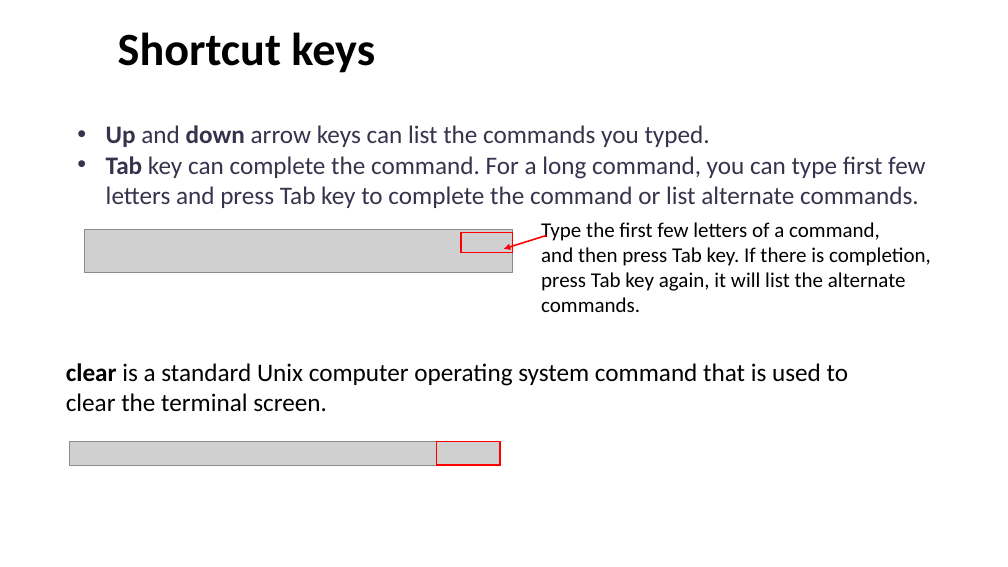
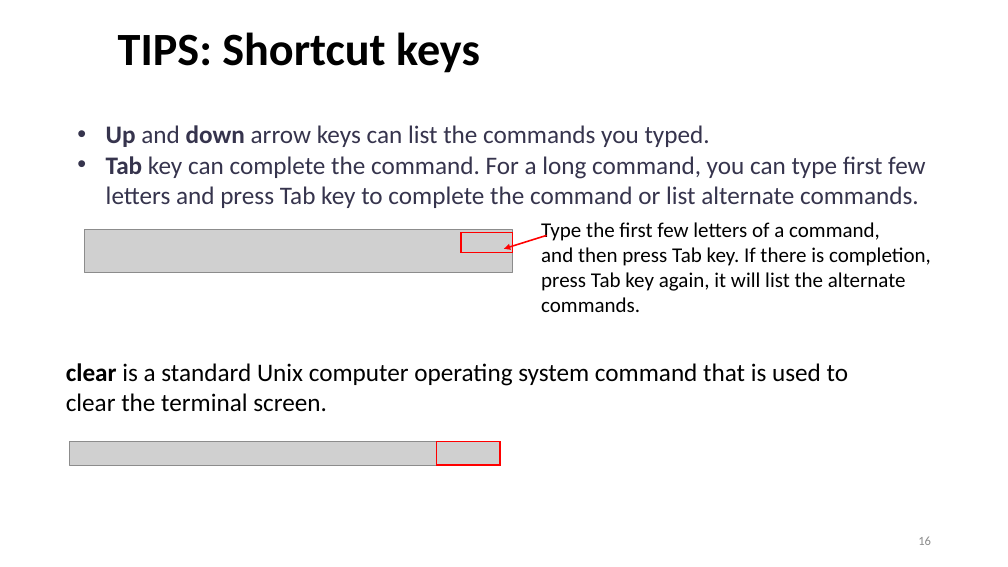
Before and after one commit to ShiqiYu/CPP, a slide deck: slide 16 of week03/Lab03.pptx (slide 14 before the commit). Drawn at 1008x567 pixels with LibreOffice and Linux fonts; fonts in the diff are those of the drawing; grey boxes stand for pictures; background and template pictures are left out. Boxes give left, top, right and bottom in pixels: in the first picture for what was removed or moved away, otherwise in the second. Text is boxed around its words. In the diff, an @@ line names an element or a change of style, - is before the commit and + after.

```diff
--- a/week03/Lab03.pptx
+++ b/week03/Lab03.pptx
@@ title at [118, 32, 480, 73]: text changed @@
-Shortcut keys
+TIPS: Shortcut keys
@@ page number added at [918, 536, 931, 545], 12 pt, text #8C8C8C @@
+16
```
Also in this commit, not shown: 19 other slides changed, 21 slides added, 3 slides removed, 8 other files.
